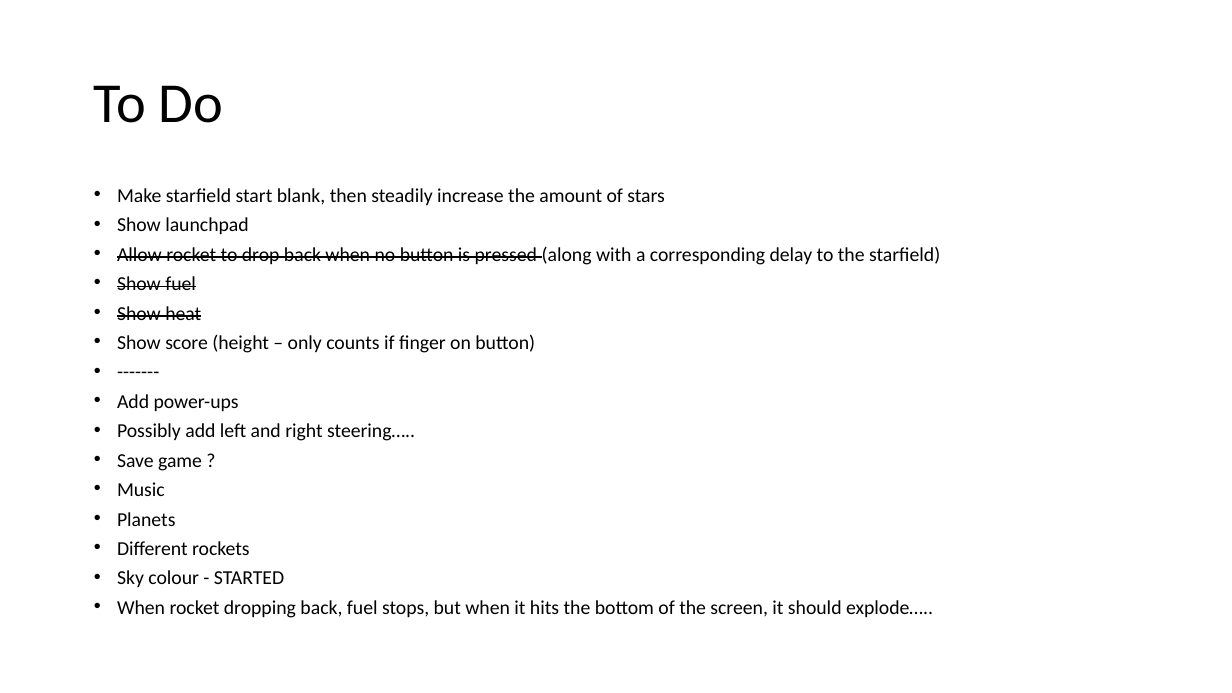
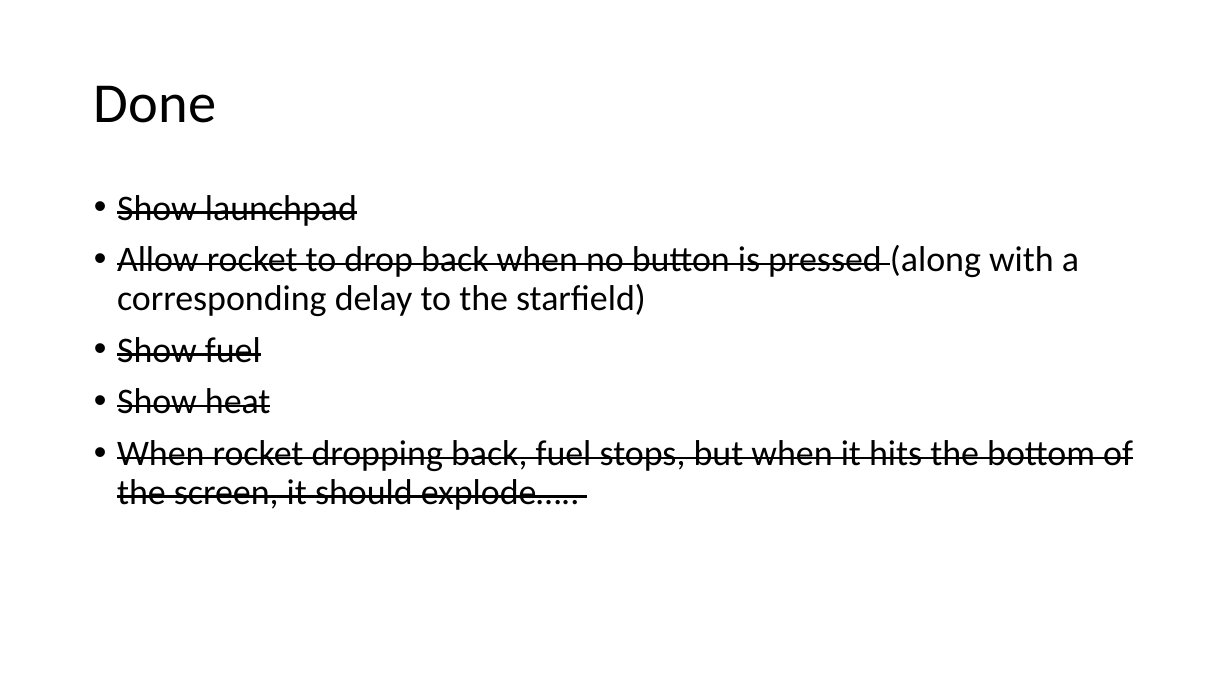
Before and after one commit to alshapton/Skyrokit, a slide deck: slide 3 of notes.pptx (slide 2 before the commit). Drawn at 1232x693 pixels with LibreOffice and Linux fonts; fonts in the diff are those of the drawing. Boxes give left, top, right and bottom in pixels: in the first picture for what was removed or moved away, otherwise in the second. Text is boxed around its words. In the diff, an @@ line names an element or a change of style, - is before the commit and + after.

Commit message:
More work on title screen, changed rocket sprite, fixed numerous bugs

```diff
--- a/notes.pptx
+++ b/notes.pptx
@@ title at (x1=94, y1=85, x2=216, y2=123): text changed @@
-To Do
+Done
@@ text "Show launchpad" at (x1=117, y1=195, x2=1133, y2=510): size 15.4 to 28 pt; strikethrough on in "Show launchpad", "When rocket dropping back, fuel stops, but ..."; line spacing 0.7 to 0.9 @@
@@ text at (x1=117, y1=188, x2=665, y2=206): paragraph removed @@
-• Make starfield start blank, then steadily increase the amount of stars
@@ text at (x1=117, y1=334, x2=535, y2=587): paragraphs removed @@
-• Show score (height – only counts if finger on button)
-• -------
-• Add power-ups
-• Possibly add left and right steering…..
-• Save game ?
-• Music
-• Planets
-• Different rockets
-• Sky colour - STARTED
```
Also in this commit, not shown: 2 other slides changed, 1 slide added, 1 other file.
